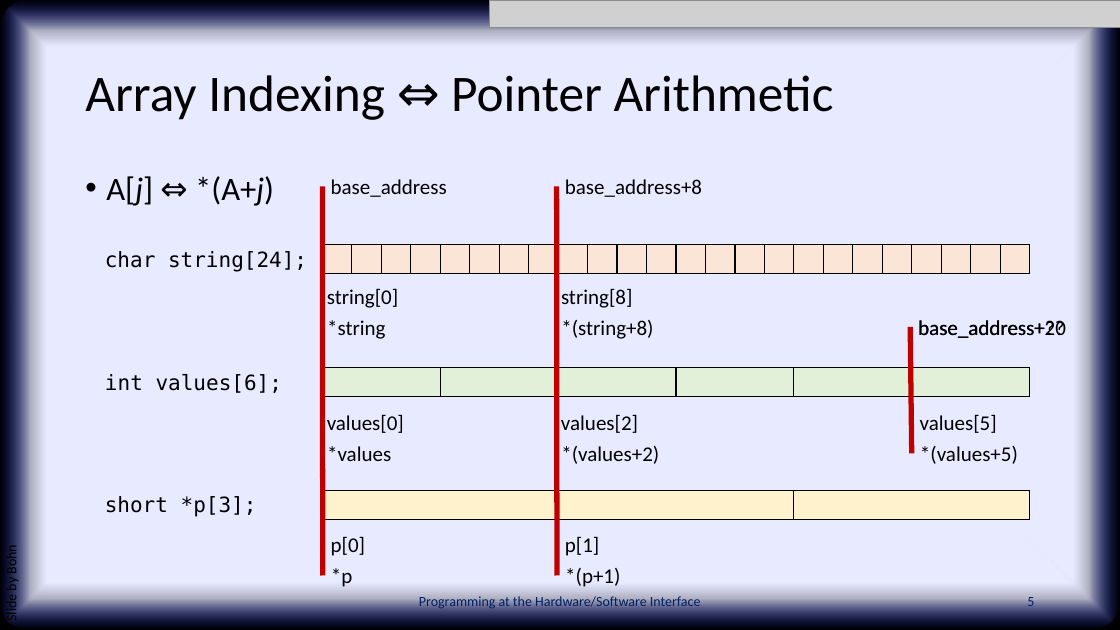
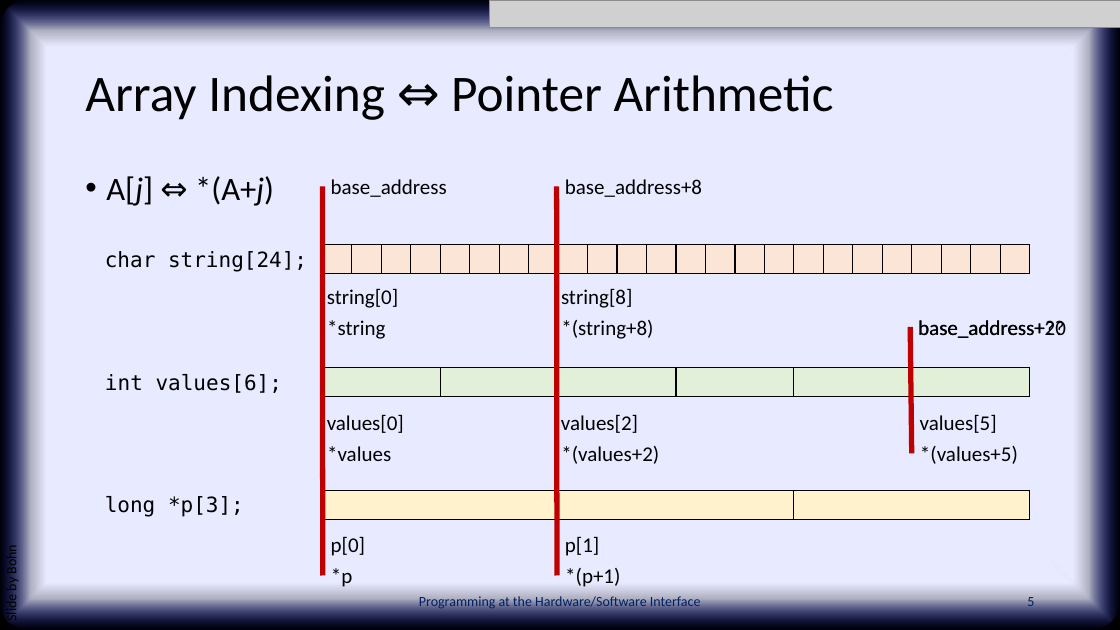
Before and after one commit to PHSI-supplements/slides, a slide deck: slide 5 of chap06.pptx. Drawn at 1120x630 pixels with LibreOffice and Linux fonts; fonts in the diff are those of the drawing; grey boxes stand for pictures; background and template pictures are left out. Boxes give left, top, right and bottom in pixels: in the first picture for what was removed or moved away, otherwise in the second. Text is boxed around its words. In the diff, an @@ line names an element or a change of style, - is before the commit and + after.

```diff
--- a/chap06.pptx
+++ b/chap06.pptx
@@ text at [105, 496, 244, 517]: text changed @@
-short *p[3];
+long *p[3];
```
Also in this commit, not shown: 6 other slides changed.
